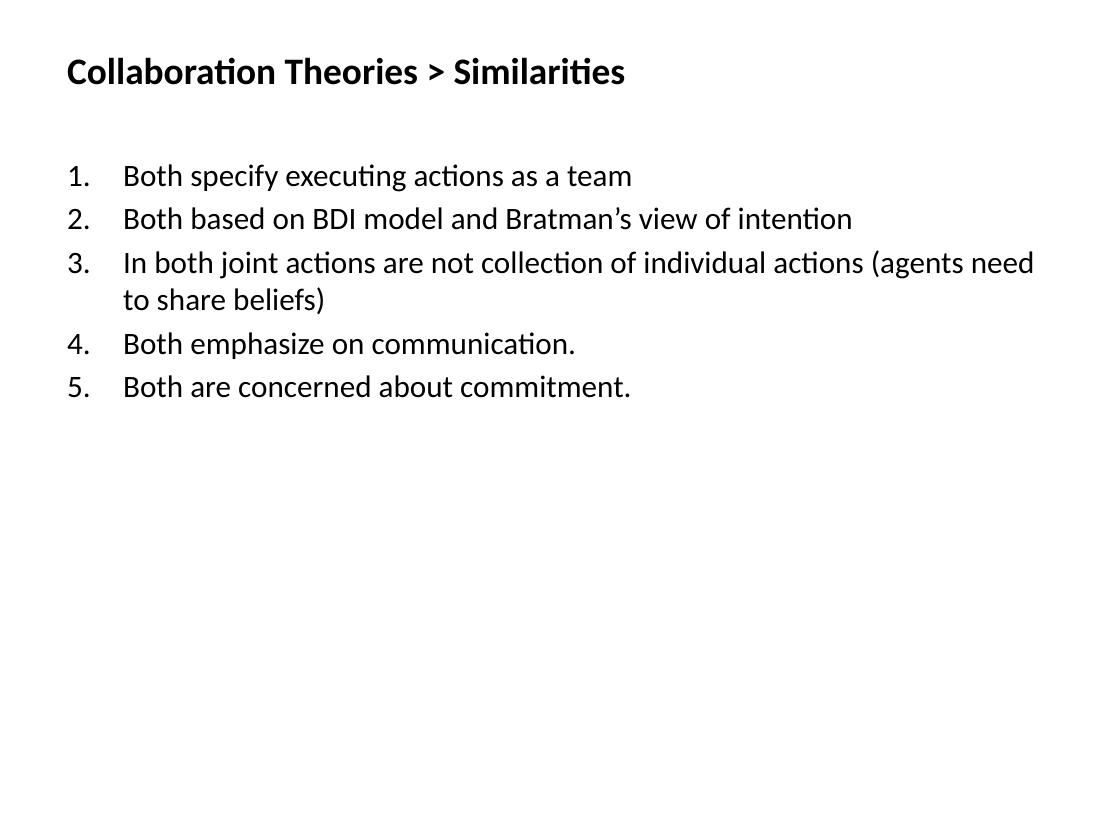
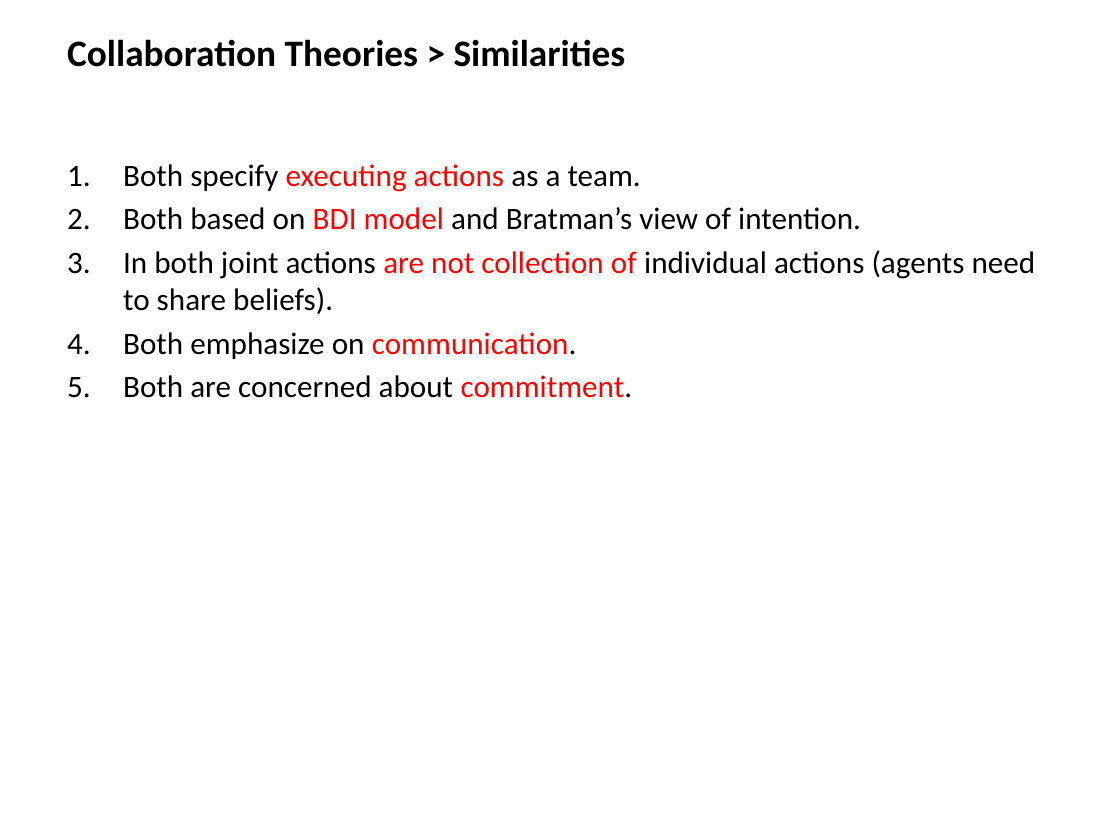
Before and after one commit to mshayganfar/CompExam1, a slide deck: slide 9 of presentation/PhD-comprehensive-exam-2.pptx (slide 10 before the commit). Drawn at 1120x840 pixels with LibreOffice and Linux fonts; fonts in the diff are those of the drawing. Boxes give left, top, right and bottom in pixels: in the first picture for what was removed or moved away, otherwise in the second. Text is boxed around its words. In the diff, an @@ line names an element or a change of style, - is before the commit and + after.

```diff
--- a/presentation/PhD-comprehensive-exam-2.pptx
+++ b/presentation/PhD-comprehensive-exam-2.pptx
@@ text "Collaboration Theories > Similarities": place and size @@
-text "Collaboration Theories > Similarities" at (67,57,626,85)
+text "Collaboration Theories > Similarities" at (67,39,626,67)
@@ text at (123,164,1036,314): text changed @@
-1. Both specify executing actions as a team
-2. Both based on BDI model and Bratman’s view of intention
-3. In both joint actions are not collection of individual actions (agents need to share beliefs)
+1. Both specify executing actions as a team.
+2. Both based on BDI model and Bratman’s view of intention.
+3. In both joint actions are not collection of individual actions (agents need to share beliefs).
@@ text at (123,332,633,398): text colour #000000 to #FF0000 in "communication.", "commitment." @@
```
Also in this commit, not shown: 7 other slides changed, 1 slide removed.
